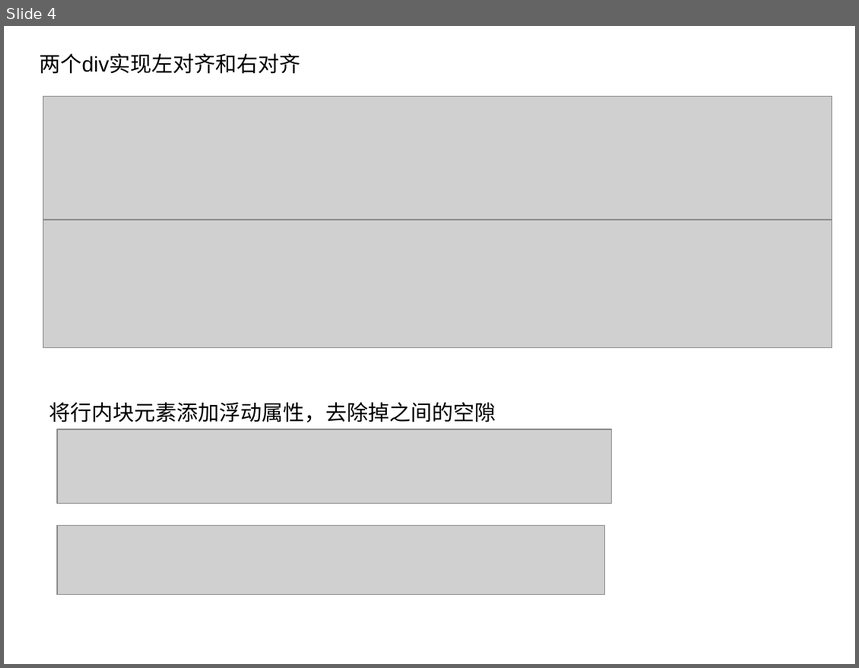
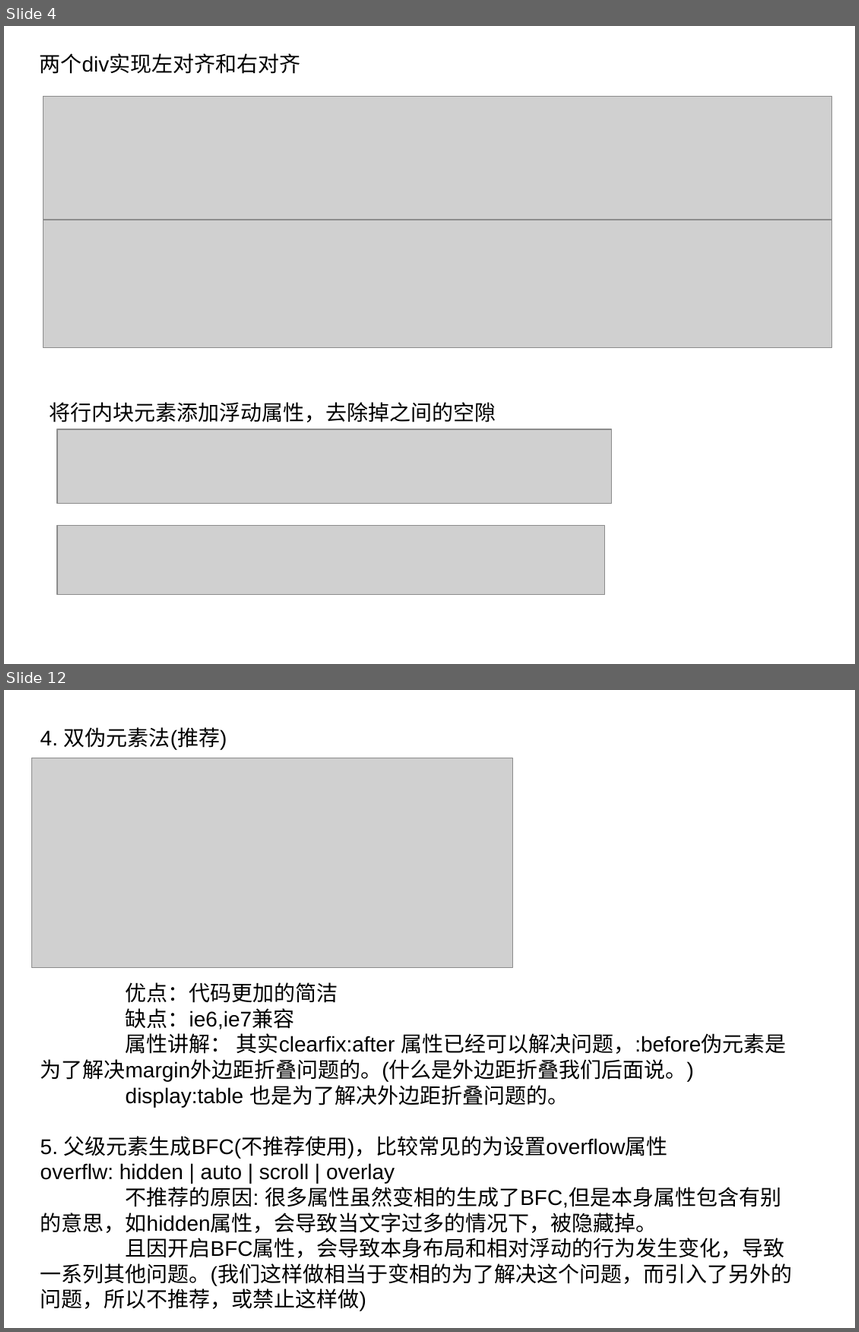
Before and after one commit to tiptophs/float, a slide deck: 浮动.ppt. Shown one above the other, each under a label of ours: slide 4 before the commit, slides 4 and 12 after it; the slides between them are not shown. The pictures are 859x668 and 859x1332 pixels, drawn with LibreOffice and Linux fonts; fonts in the diff are those of the drawing; grey boxes stand for pictures. Boxes give left, top, right and bottom in pixels: in the first picture for what was removed or moved away, otherwise in the second. Text is boxed around its words. In the diff, an @@ line names an element or a change of style, - is before the commit and + after.

```diff
--- a/浮动.ppt
+++ b/浮动.ppt
@@ slide 12 added at (4,690,855,1328), background #FFFFFF @@
@@ text added at (40,727,792,1312), 18 pt, text #000000 @@
+4. 双伪元素法(推荐)
+优点：代码更加的简洁
+缺点：ie6,ie7兼容
+属性讲解： 其实clearfix:after 属性已经可以解决问题，:before伪元素是为了解决margin外边距折叠问题的。(什么是外边距折叠我们后面说。)
+display:table 也是为了解决外边距折叠问题的。
+5. 父级元素生成BFC(不推荐使用)，比较常见的为设置overflow属性
+overflw: hidden | auto | scroll | overlay
+不推荐的原因: 很多属性虽然变相的生成了BFC,但是本身属性包含有别的意思，如hidden属性，会导致当文字过多的情况下，被隐藏掉。
+且因开启BFC属性，会导致本身布局和相对浮动的行为发生变化，导致一系列其他问题。(我们这样做相当于变相的为了解决这个问题，而引入了另外的问题，所以不推荐，或禁止这样做)
@@ picture added at (32,758,513,967) @@
```
Also in this commit, not shown: 1 slide changed, 9 other slides added, 4 slides removed, 6 other files.
